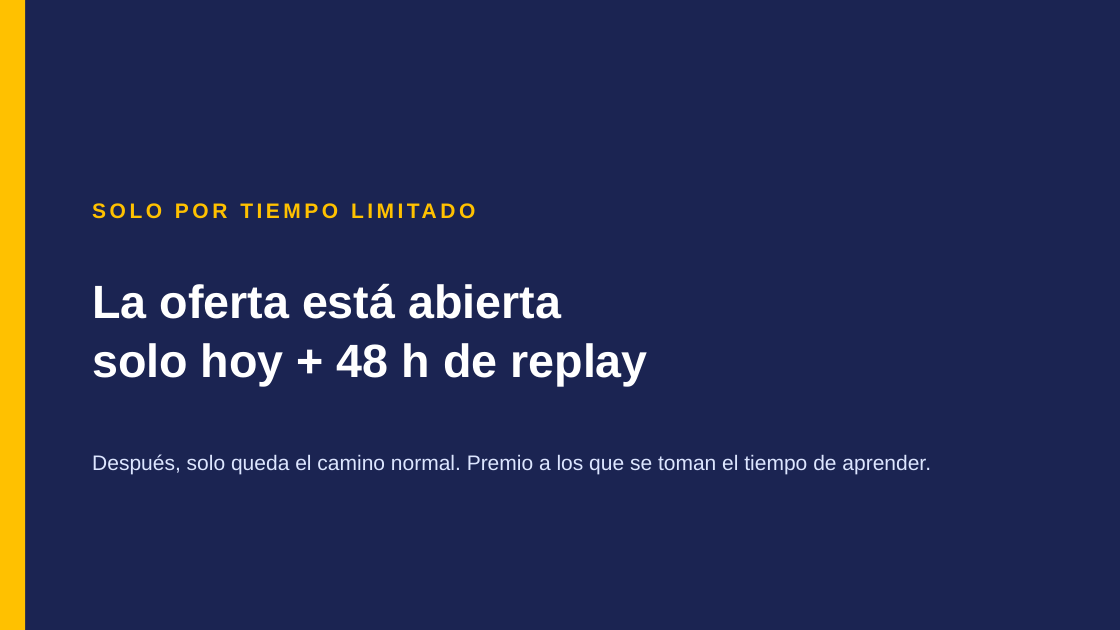
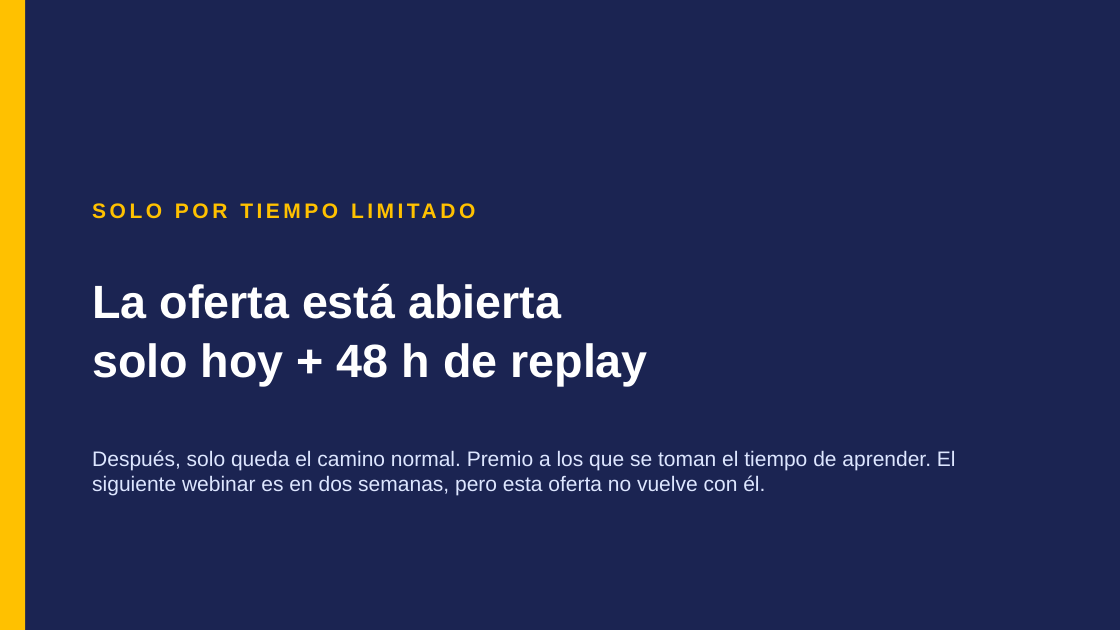
Before and after one commit to henryqueroa/pablo-torrealba-package, a slide deck: slide 18 of webinar/pablo-torrealba-webinar-deck.pptx (slide 13 before the commit). Drawn at 1120x630 pixels with LibreOffice and Linux fonts; fonts in the diff are those of the drawing. Boxes give left, top, right and bottom in pixels: in the first picture for what was removed or moved away, otherwise in the second. Text is boxed around its words. In the diff, an @@ line names an element or a change of style, - is before the commit and + after.

```diff
--- a/webinar/pablo-torrealba-webinar-deck.pptx
+++ b/webinar/pablo-torrealba-webinar-deck.pptx
@@ text at (x1=92, y1=450, x2=956, y2=495): text changed @@
-Después, solo queda el camino normal. Premio a los que se toman el tiempo de aprender.
+Después, solo queda el camino normal. Premio a los que se toman el tiempo de aprender. El siguiente webinar es en dos semanas, pero esta oferta no vuelve con él.
```
Also in this commit, not shown: 13 other slides changed, 6 slides added, 3 other files.
